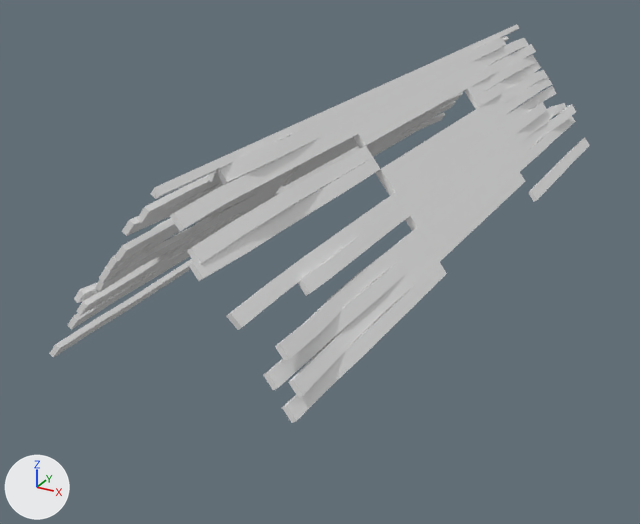
Renders of the FBX model csgo_addons/surf_castle/models/ramps/middle/middle.fbx from each side of a commit.
Before and after are seen from a camera (50 mm lens) standing at (7.7, -25.87, 4.02) and looking at (-1.11, -9.86, -3.98). Every picture has the same lights, and +X, +Y and +Z are marked at lower left. Where no turn or scale is listed for an object, it has been applied to the vertices.

Before the edit, the objects in view are built like this:
```python
me_lev_ramp_049 = bpy.data.meshes.new('lev_ramp.049')
me_lev_ramp_049.from_pydata(...)  # 1242 vertices, 1151 faces; spans x -2.5..2.5, y -16.7..0.1, z -3.4..0.0
me_lev_ramp_049.materials.append(mat_wooden_plnaks)  # its picture is missing
ob_lev_ramp_024 = bpy.data.objects.new('lev_ramp.024', me_lev_ramp_049)
ob_lev_ramp_024.location = (0.0, 0.0, 0.0)
```
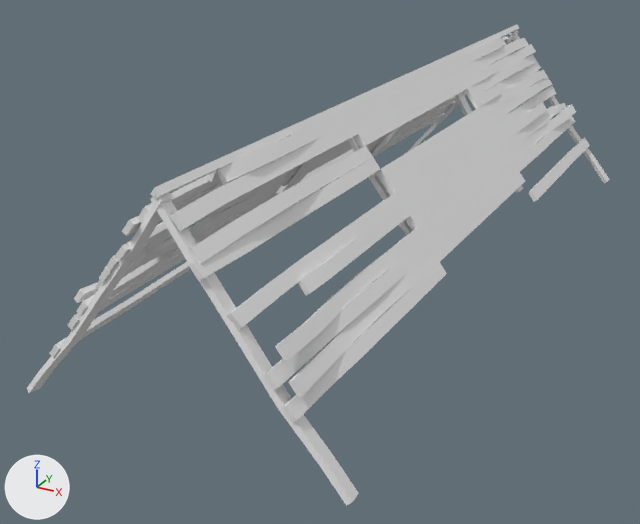
Where the change shows, as pixel boxes [x1, y1, x2, y2] in the pictures (640 x 524 px):
'lev_ramp.031', added
    after: [27, 138, 412, 506]
'lev_ramp.030', added
    after: [371, 30, 609, 193]

Patch to the scene script:
```diff
--- a/csgo_addons/surf_castle/models/ramps/middle/middle.fbx.py
+++ b/csgo_addons/surf_castle/models/ramps/middle/middle.fbx.py
@@ me_lev_ramp_028 @@
+me_lev_ramp_028.from_pydata(...)  # 80 vertices, 72 faces; spans x -3.18..3.18, y -6.25..-0.42, z -4.44..-0.28
+me_lev_ramp_028.materials.append(mat_wooden_plnaks)  # its picture is missing
@@ me_lev_ramp_023 @@
+me_lev_ramp_023.from_pydata(...)  # 80 vertices, 72 faces; spans x 0.5..7.35, y -3.74..3.74, z -5.22..-0.33
+me_lev_ramp_023.materials.append(mat_wooden_plnaks)  # its picture is missing
@@ ob_lev_ramp_031 @@
+ob_lev_ramp_031 = bpy.data.objects.new('lev_ramp.031', me_lev_ramp_028)
+ob_lev_ramp_031.location = (-0.01, -10.46, 0.15)
@@ ob_lev_ramp_030 @@
+ob_lev_ramp_030 = bpy.data.objects.new('lev_ramp.030', me_lev_ramp_023)
+ob_lev_ramp_030.location = (-0.01, -6.27, 0.15)
+ob_lev_ramp_030.rotation_euler = (3.142, 0.0, -1.571)  # degrees (180, 0, -90)
+ob_lev_ramp_030.scale = (-0.85, -0.85, -0.85)
```
